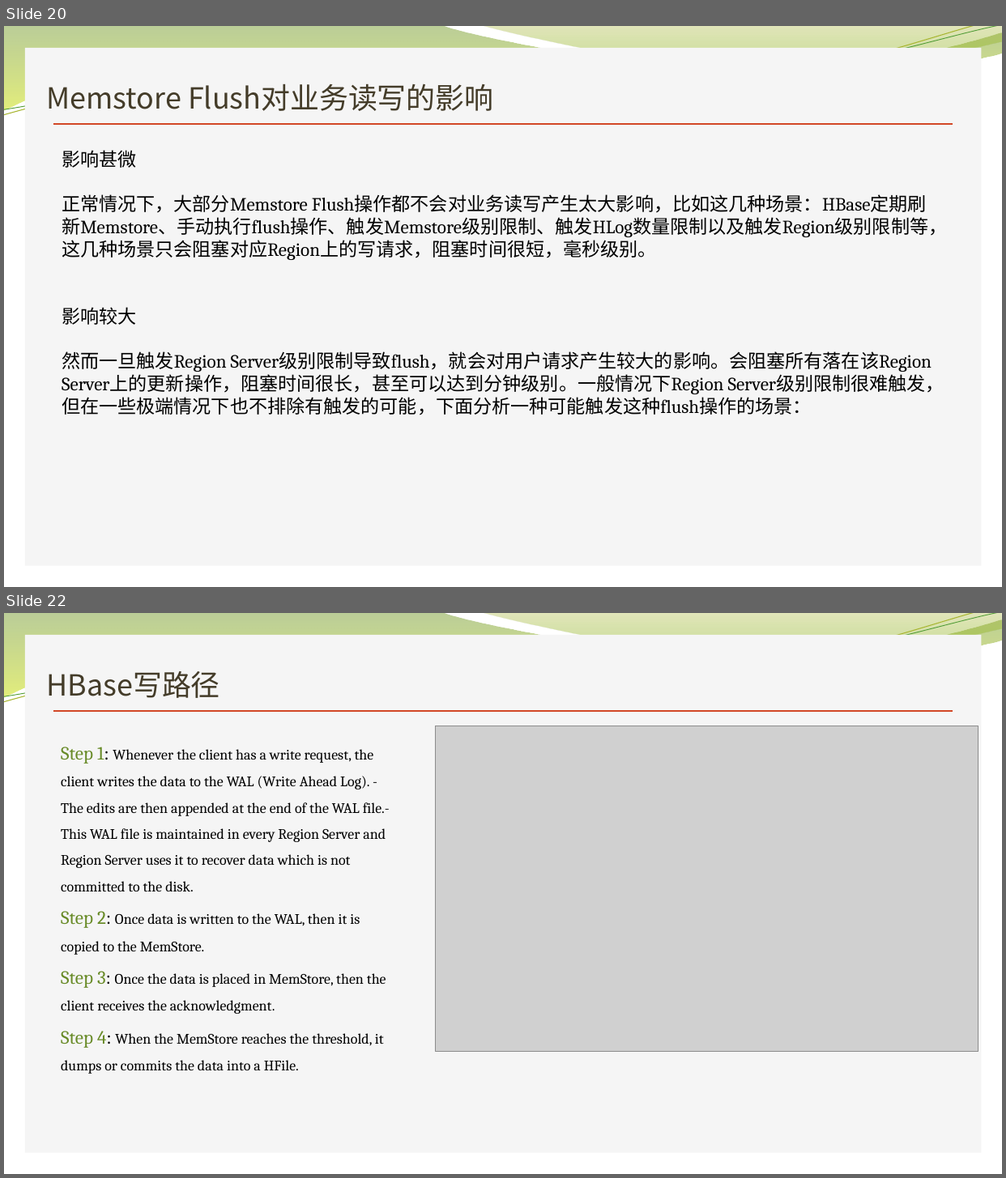
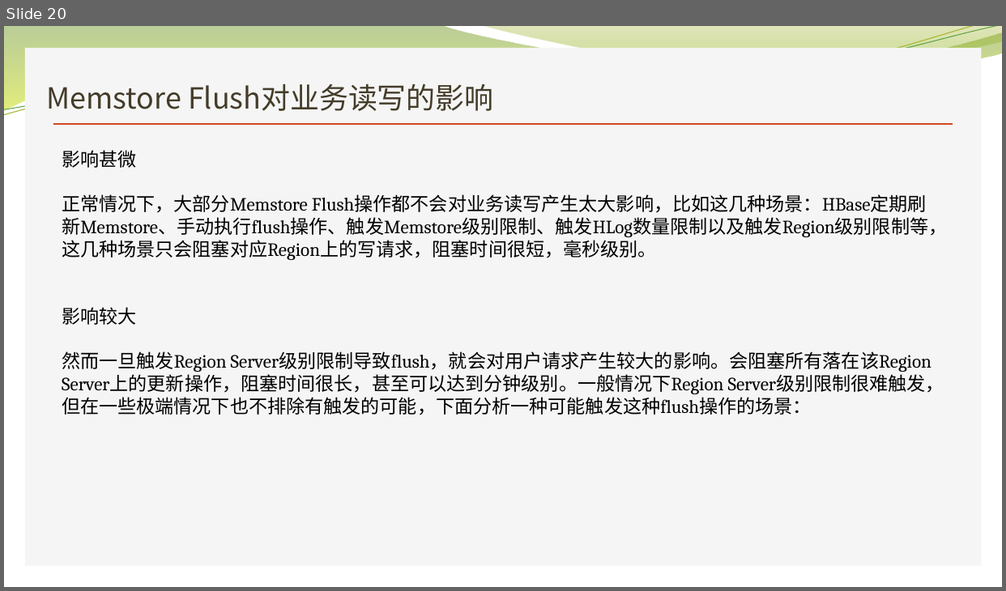
Before and after one commit to Zhangwusheng/Zhangwusheng.github.io, a slide deck: _posts/HBASE基本原理介绍副本2.pptx. Shown one above the other, each under a label of ours: slides 20 and 22 before the commit, slide 20 after it; the slides between them are not shown. The pictures are 1006x1178 and 1006x591 pixels, drawn with LibreOffice and Linux fonts; fonts in the diff are those of the drawing; grey boxes stand for pictures; background and template pictures are left out. Boxes give left, top, right and bottom in pixels: in the first picture for what was removed or moved away, otherwise in the second. Text is boxed around its words. In the diff, an @@ line names an element or a change of style, - is before the commit and + after.

```diff
--- a/_posts/HBASE基本原理介绍副本2.pptx
+++ b/_posts/HBASE基本原理介绍副本2.pptx
@@ slide 22 removed at [4,613,1002,1174], background picture (left out); not listed: 6 template elements that a slide beside it also shows @@
@@ title removed at [47,671,220,698] @@
-HBase写路径
@@ picture removed at [435,726,978,1051] @@
@@ text removed at [61,747,390,1074] @@
-Step 1: Whenever the client has a write request, the client writes the data to the WAL (Write Ahead Log). - The edits are then appended at the end of the WAL file.- This WAL file is maintained in every Region Server and Region Server uses it to recover data which is not committed to the disk.
-Step 2: Once data is written to the WAL, then it is copied to the MemStore.
-Step 3: Once the data is placed in MemStore, then the client receives the acknowledgment.
-Step 4: When the MemStore reaches the threshold, it dumps or commits the data into a HFile.
```
Also in this commit, not shown: 6 slides changed, 6 slides added, 1 other slide removed, 1 other file.
